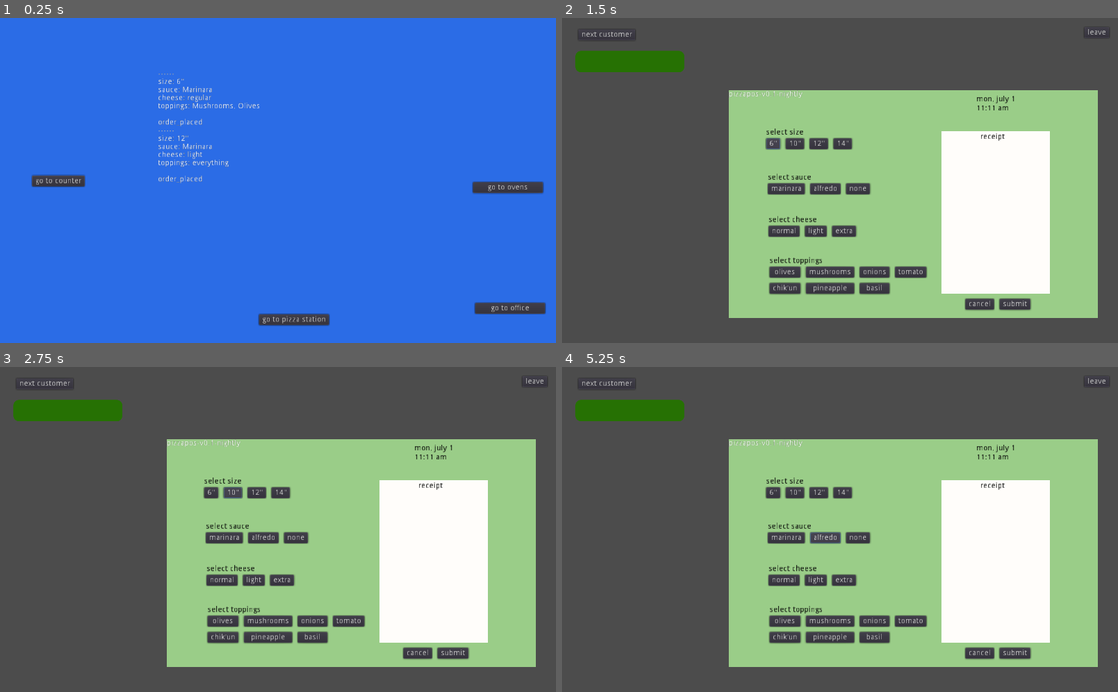
Above: before the commit, frames 1-4 (two rows, left to right).
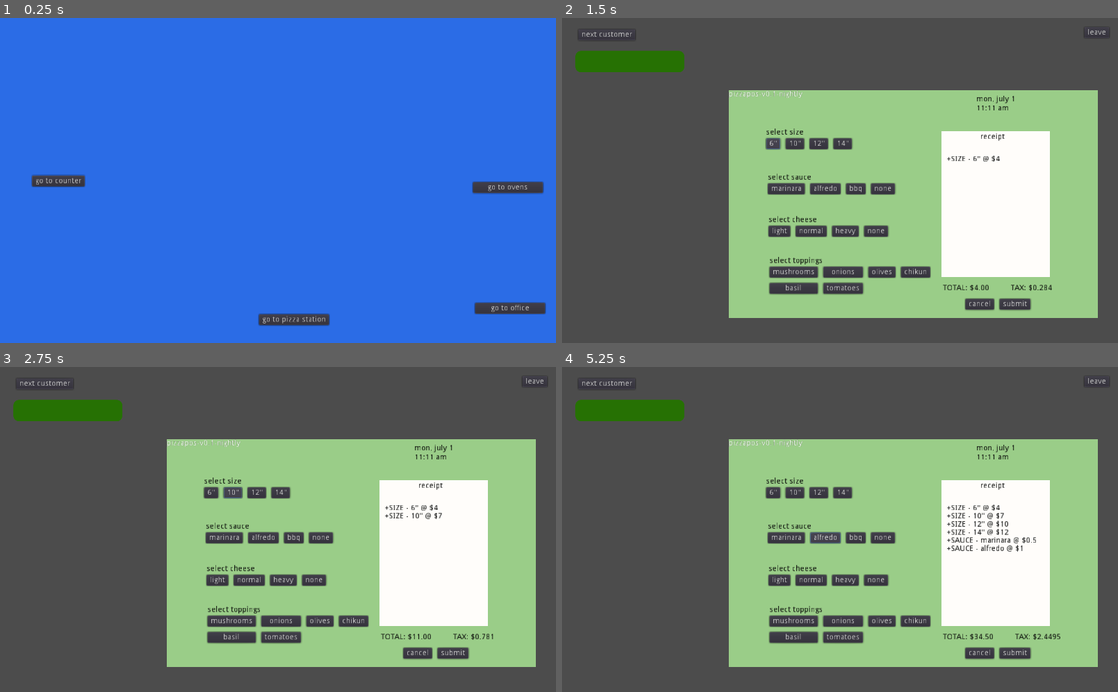
Above: after the commit, the same moments.

Repository: lstebner/pizzatheworld
Game: Godot game, scene res://scenes/PizzaShop.tscn
Same seed, same stepped clock (60 frames per second), same inputs: the game is played once before the commit and once after it.
Inputs:
- Up to frame 1 (0.25 s): no input
- Up to frame 2 (1.5 s): click "go to counter" at 0.5 s; click "6'" at 1.25 s
- Up to frame 3 (2.75 s): click "10'" at 2 s
- Up to frame 4 (5.25 s): click "12'" at 2.75 s; click "14'" at 3.5 s; click "marinara" at 4.25 s; click "alfredo" at 5 s

The runs differ from the first frame. In frame 1, 0.7% of the frame differs, in the area x 28-47%, y 17-51%; in frame 2, 2.5%; in frame 3, 2.6%; in frame 4, 3.0%, in the area x 37-90%, y 42-86%.

Commit message:
POS system progress
  - adding enums for toppings, sauces, cheeses, and sizes
  - dynamically rendering buttons for POS
  - Receipt model
  - ability to create receipt and add to OpenOrders from POS

Diff:
--- a/Constants.gd
+++ b/Constants.gd
@@ -1,4 +1,6 @@
 extends Node
+
+const SALES_TAX = .071
 
 enum PIZZA_STATUSES {
 	ordered,
@@ -10,11 +12,53 @@
 	delivered,
 }
 
+enum RECEIPT_STATUSES {
+	new,
+	order_placed,
+	baking,
+	baked,
+	prepped,
+	fulfilled,
+	refunded,
+}
+
+enum RECEIPT_LINE_ITEMS {
+	size,
+	topping,
+	sauce,
+	cheese,
+	tax,
+	total,
+}
+
 enum PIZZA_SIZES {
 	six,
 	ten,
 	twelve,
 	fourteen,
+}
+
+enum TOPPINGS {
+	mushrooms,
+	onions,
+	olives,
+	chikun,
+	basil,
+	tomatoes,
+}
+
+enum SAUCES {
+	marinara,
+	alfredo,
+	bbq,
+	none,
+}
+
+enum CHEESES {
+	light,
+	normal,
+	heavy,
+	none,
 }
 
 const PIZZA_SIZE_LABELS = {
--- a/Models.gd
+++ b/Models.gd
@@ -58,3 +58,136 @@
 	func isComplete():
 		# toppings are considered optional, everything else is required
 		return size != -1 and sauce != "" and cheese != ""
+
+class Receipt:
+	var pizza = Pizza.new()
+	var status = Constants.RECEIPT_STATUSES.new
+	var lineItems = []
+	var items = []
+
+	var PRICES = {
+		Constants.RECEIPT_LINE_ITEMS.topping: {
+			Constants.TOPPINGS.mushrooms: .5,
+			Constants.TOPPINGS.olives: .3,
+			Constants.TOPPINGS.chikun: 1,
+			Constants.TOPPINGS.basil: .2,
+			Constants.TOPPINGS.tomatoes: .2,
+			Constants.TOPPINGS.onions: .15,
+		},
+		Constants.RECEIPT_LINE_ITEMS.sauce: {
+			Constants.SAUCES.alfredo: 1,
+			Constants.SAUCES.marinara: .5,
+			Constants.SAUCES.bbq: 1.3,
+			Constants.SAUCES.none: 0,
+		},
+		Constants.RECEIPT_LINE_ITEMS.cheese: {
+			Constants.CHEESES.light: .75,
+			Constants.CHEESES.normal: 1,
+			Constants.CHEESES.heavy: 2,
+			Constants.CHEESES.none: 0,
+		},
+		Constants.RECEIPT_LINE_ITEMS.size: {
+			Constants.PIZZA_SIZES.six: 4,
+			Constants.PIZZA_SIZES.ten: 7,
+			Constants.PIZZA_SIZES.twelve: 10,
+			Constants.PIZZA_SIZES.fourteen: 12,
+		}
+	}
+
+	func changeStatus(newStatus):
+		status = newStatus
+
+	func addLineItem(type, value):
+		var newLineItem = ""
+		var cost = 0
+
+		if type == Constants.RECEIPT_LINE_ITEMS.tax or type == Constants.RECEIPT_LINE_ITEMS.total:
+			cost = value
+		elif PRICES.has(type) and PRICES[type].has(value):
+			cost = PRICES[type][value]
+
+		lineItems.append([type, value, cost])
+
+	func getItemsTotal():
+		var total = 0
+
+		for item in lineItems:
+			total += item[2]
+
+		return total
+
+	func getSalesTax(total):
+		return total * Constants.SALES_TAX
+
+	func getTotalWithTax():
+		var total = getItemsTotal()
+		var tax = getSalesTax(total)
+
+		return total + tax
+
+	func getFormattedTotal():
+		var total = getItemsTotal()
+		var totalAsString = "%s" % total
+		var cents = totalAsString.substr(totalAsString.find("."))
+
+		if cents.length() == 0:
+			totalAsString += ".00"
+		elif cents.length() == 2:
+			totalAsString += "0"
+
+		return "$%s" % totalAsString
+
+	func getFormattedTax():
+		var tax = getSalesTax(getItemsTotal())
+		var taxAsString = "%s" % tax
+		var cents = taxAsString.substr(taxAsString.find("."))
+
+		if cents.length() == 0:
+			taxAsString += ".00"
+		elif cents.length() == 2:
+			taxAsString += "0"
+
+		return "$%s" % taxAsString
+
+	func finalize():
+		var total = getItemsTotal()
+		var tax = getSalesTax(total)
+
+		addLineItem(Constants.RECEIPT_LINE_ITEMS.tax, tax)
+		addLineItem(Constants.RECEIPT_LINE_ITEMS.total, total)
+
+	func lineItemsString():
+		var items = ""
+		var toppingNames = Constants.TOPPINGS.keys()
+		var sauceNames = Constants.SAUCES.keys()
+		var cheeseNames = Constants.CHEESES.keys()
+		var sizeNames = Constants.PIZZA_SIZE_LABELS
+
+		for item in lineItems:
+			var newLineItem = ""
+			var type = item[0]
+			var value = item[1]
+			var cost = item[2]
+
+			match type:
+				Constants.RECEIPT_LINE_ITEMS.topping:
+					newLineItem = "+TOPPING - %s @ $%s" % [toppingNames[value], cost]
+
+				Constants.RECEIPT_LINE_ITEMS.sauce:
+					newLineItem = "+SAUCE - %s @ $%s" % [sauceNames[value], cost]
+
+				Constants.RECEIPT_LINE_ITEMS.cheese:
+					newLineItem = "+CHEESE - %s @ $%s" % [cheeseNames[value], cost]
+
+				Constants.RECEIPT_LINE_ITEMS.size:
+					newLineItem = "+SIZE - %s @ $%s" % [sizeNames[value], cost]
+
+				Constants.RECEIPT_LINE_ITEMS.tax:
+					newLineItem = "+TAX - %s" % [cost]
+
+				Constants.RECEIPT_LINE_ITEMS.total:
+					newLineItem = "=TOTAL - %s" % [cost]
+
+			items += "\n%s" % newLineItem
+
+		return items
--- a/Player.gd
+++ b/Player.gd
@@ -1,43 +1,14 @@
 extends Node
-
-# test data
-var receipt = {
-	"pizza": {
-		"size": Constants.PIZZA_SIZES.six,
-		"sauce": "Marinara",
-		"cheese": "regular",
-		"toppings": ["Mushrooms", "Olives"],
-		"for_dine_in": false,
-		"quantity": 1,
-		"status": "",
-	},
-	"status": "order_placed",
-	"items": [],
-}
-# test data
-var receipt2 = {
-	"pizza": {
-		"size": Constants.PIZZA_SIZES.twelve,
-		"sauce": "Marinara",
-		"cheese": "light",
-		"toppings": ["everything"],
-		"for_dine_in": true,
-		"quantity": 1,
-		"status": "",
-	},
-	"status": "order_placed",
-	"items": [],
-}
 
 var Shop = {
 	"Name": "Pizzerteria",
 	"Level": 1,
-	"OpenOrders": [receipt, receipt2],
+	"OpenOrders": [],
 	"CompletedOrders": [],
-	"AvailableToppings": [],
-	"AvailablePans": [],
-	"AvailableSauces": [],
-	"AvailableCheeses": [],
+	"AvailableToppings": Constants.TOPPINGS,
+	"AvailablePans": Constants.PIZZA_SIZES,
+	"AvailableSauces": Constants.SAUCES,
+	"AvailableCheeses": Constants.CHEESES,
 	"Ovens": [{
 		"currentTemp": 0,
 		"targetTemp": 0,
@@ -50,6 +21,11 @@
 		"tempControlStepAmount": 50,
 		"items": [],
 	}],
-	"Stats": {},
+	"Stats": {
+		"pizzasMade": 0,
+		"lifetimeIncome": 0,
+		"daysInBusiness": 0,
+		"customersServed": 0,
+	},
 	"Balance": 0,
 }
--- a/scenes/Ovens.gd
+++ b/scenes/Ovens.gd
@@ -83,7 +83,7 @@
 
 	var nextOrder = null
 	for order in Player.Shop.OpenOrders:
-		if order.status == "order_placed":
+		if order.status == Constants.RECEIPT_STATUSES.prepped:
 			nextOrder = order
 			break
 
@@ -92,7 +92,7 @@
 			return print("this order does not have items available for the oven")
 
 		slot.insertItem(nextOrder.items[0])
-		nextOrder.status = "baking"
+		nextOrder.changeStatus(Constants.RECEIPT_STATUSES.baking)
 	else:
 		print("no more orders need baking right now")
 
@@ -103,14 +103,13 @@
 			var orderIsBaked = true
 			# todo: move this into a model method such as order.checkIfComplete()
 			for item in order.items:
-				print(item.status)
 				orderIsBaked = orderIsBaked and item.isBaked()
 				orderIsComplete = orderIsComplete and item.isBoxed()
 
 			if orderIsComplete:
-				order.status = "complete" # move to order.changeStatus, needs ORDER_STATUS constants
+				order.changeStatus(Constants.RECEIPT_STATUSES.fulfilled)
 			elif orderIsBaked:
-				order.status = "baked"
+				order.changeStatus(Constants.RECEIPT_STATUSES.baked)
 
 func _on_item_slot_baking_complete(slot):
 	pass
--- a/scenes/Ovens.tscn
+++ b/scenes/Ovens.tscn
@@ -110,4 +110,4 @@
 position = Vector2( 273.032, 0 )
 
 [node name="ChangeTempTimer" type="Timer" parent="."]
-wait_time = 0.25
+wait_time = 0.1
--- a/scenes/POS.gd
+++ b/scenes/POS.gd
@@ -1,17 +1,72 @@
 extends Node2D
 
 var inputs = []
+var receipt = null
 
 
-# Called when the node enters the scene tree for the first time.
 func _ready():
-	pass # Replace with function body.
+	reset()
+	createAllButtons()
+	$actions/GridContainer/SubmitOrder.connect("pressed", self, "_on_submit_order_pressed")
+	$actions/GridContainer/CancelOrder.connect("pressed", self, "_on_cancel_order_pressed")
 
-func addInput(type, values):
-	pass
+func createAllButtons():
+	for size in Constants.PIZZA_SIZES.values():
+		var button = Button.new()
+		button.text = Constants.PIZZA_SIZE_LABELS[size]
+		button.connect("pressed", self, "_on_size_button_pressed", [size])
+		$size/VBoxContainer/GridContainer.add_child(button)
+
+	for topping in Constants.TOPPINGS.values():
+		var button = Button.new()
+		button.text = Constants.TOPPINGS.keys()[topping]
+		button.connect("pressed", self, "_on_topping_button_pressed", [topping])
+		$toppings/VBoxContainer/GridContainer.add_child(button)
+
+	for sauce in Constants.SAUCES.values():
+		var button = Button.new()
+		button.text = Constants.SAUCES.keys()[sauce]
+		button.connect("pressed", self, "_on_sauce_button_pressed", [sauce])
+		$sauce/VBoxContainer/GridContainer.add_child(button)
+
+	for cheese in Constants.CHEESES.values():
+		var button = Button.new()
+		button.text = Constants.CHEESES.keys()[cheese]
+		button.connect("pressed", self, "_on_cheese_button_pressed", [cheese])
+		$cheese/VBoxContainer/GridContainer.add_child(button)
+
+func addInput(type, value):
+	receipt.addLineItem(type, value)
+	$receipt/RichTextLabel.text = receipt.lineItemsString()
+	$HBoxContainer/Total.text = "TOTAL: %s" % receipt.getFormattedTotal()
+	$HBoxContainer/Tax.text = "TAX: %s" % receipt.getFormattedTax()
 
 func reset():
 	inputs = []
+	receipt = Models.Receipt.new()
+	$receipt/RichTextLabel.text = ""
+	$HBoxContainer/Total.text = "TOTAL"
+	$HBoxContainer/Tax.text = "TAX"
 
 func submitReceipt():
-	pass
+	receipt.finalize()
+	Player.Shop.OpenOrders.append(receipt)
+	reset()
+
+func _on_size_button_pressed(size):
+	addInput(Constants.RECEIPT_LINE_ITEMS.size, size)
+
+func _on_topping_button_pressed(topping):
+	addInput(Constants.RECEIPT_LINE_ITEMS.topping, topping)
+
+func _on_sauce_button_pressed(sauce):
+	addInput(Constants.RECEIPT_LINE_ITEMS.sauce, sauce)
+
+func _on_cheese_button_pressed(cheese):
+	addInput(Constants.RECEIPT_LINE_ITEMS.cheese, cheese)
+
+func _on_submit_order_pressed():
+	submitReceipt()
+
+func _on_cancel_order_pressed():
+	reset()
--- a/scenes/POS.tscn
+++ b/scenes/POS.tscn
@@ -43,45 +43,10 @@
 [node name="GridContainer" type="GridContainer" parent="size/VBoxContainer"]
 margin_top = 18.0
 margin_right = 158.0
-margin_bottom = 38.0
+margin_bottom = 18.0
 custom_constants/vseparation = 10
 custom_constants/hseparation = 10
 columns = 4
-__meta__ = {
-"_edit_use_anchors_": false
-}
-
-[node name="Six" type="Button" parent="size/VBoxContainer/GridContainer"]
-margin_right = 26.0
-margin_bottom = 20.0
-text = "6\""
-__meta__ = {
-"_edit_use_anchors_": false
-}
-
-[node name="Ten" type="Button" parent="size/VBoxContainer/GridContainer"]
-margin_left = 36.0
-margin_right = 70.0
-margin_bottom = 20.0
-text = "10\""
-__meta__ = {
-"_edit_use_anchors_": false
-}
-
-[node name="Twelve" type="Button" parent="size/VBoxContainer/GridContainer"]
-margin_left = 80.0
-margin_right = 114.0
-margin_bottom = 20.0
-text = "12\""
-__meta__ = {
-"_edit_use_anchors_": false
-}
-
-[node name="Fourteen" type="Button" parent="size/VBoxContainer/GridContainer"]
-margin_left = 124.0
-margin_right = 158.0
-margin_bottom = 20.0
-text = "14\""
 __meta__ = {
 "_edit_use_anchors_": false
 }
@@ -108,29 +73,9 @@
 [node name="GridContainer" type="GridContainer" parent="sauce/VBoxContainer"]
 margin_top = 18.0
 margin_right = 188.0
-margin_bottom = 38.0
-custom_constants/hseparation = 10
-columns = 4
-__meta__ = {
-"_edit_use_anchors_": false
-}
-
-[node name="Marinara" type="Button" parent="sauce/VBoxContainer/GridContainer"]
-margin_right = 68.0
-margin_bottom = 20.0
-text = "marinara"
-
-[node name="Alfredo" type="Button" parent="sauce/VBoxContainer/GridContainer"]
-margin_left = 78.0
-margin_right = 134.0
-margin_bottom = 20.0
-text = "alfredo"
-
-[node name="None" type="Button" parent="sauce/VBoxContainer/GridContainer"]
-margin_left = 144.0
-margin_right = 188.0
-margin_bottom = 20.0
-text = "none"
+margin_bottom = 18.0
+custom_constants/hseparation = 10
+columns = 4
 __meta__ = {
 "_edit_use_anchors_": false
 }
@@ -154,26 +99,9 @@
 [node name="GridContainer" type="GridContainer" parent="cheese/VBoxContainer"]
 margin_top = 18.0
 margin_right = 161.0
-margin_bottom = 38.0
-custom_constants/hseparation = 10
-columns = 4
-
-[node name="Normal" type="Button" parent="cheese/VBoxContainer/GridContainer"]
-margin_right = 57.0
-margin_bottom = 20.0
-text = "normal"
-
-[node name="Light" type="Button" parent="cheese/VBoxContainer/GridContainer"]
-margin_left = 67.0
-margin_right = 107.0
-margin_bottom = 20.0
-text = "light"
-
-[node name="Extra" type="Button" parent="cheese/VBoxContainer/GridContainer"]
-margin_left = 117.0
-margin_right = 161.0
-margin_bottom = 20.0
-text = "extra"
+margin_bottom = 18.0
+custom_constants/hseparation = 10
+columns = 4
 
 [node name="toppings" type="Node2D" parent="."]
 position = Vector2( 75.5146, 307.41 )
@@ -194,53 +122,10 @@
 [node name="GridContainer" type="GridContainer" parent="toppings/VBoxContainer"]
 margin_top = 18.0
 margin_right = 289.0
-margin_bottom = 68.0
+margin_bottom = 18.0
 custom_constants/vseparation = 10
 custom_constants/hseparation = 10
 columns = 4
-
-[node name="Button" type="Button" parent="toppings/VBoxContainer/GridContainer"]
-margin_right = 57.0
-margin_bottom = 20.0
-text = "olives"
-
-[node name="Button2" type="Button" parent="toppings/VBoxContainer/GridContainer"]
-margin_left = 67.0
-margin_right = 156.0
-margin_bottom = 20.0
-text = "mushrooms"
-
-[node name="Button3" type="Button" parent="toppings/VBoxContainer/GridContainer"]
-margin_left = 166.0
-margin_right = 221.0
-margin_bottom = 20.0
-text = "onions"
-
-[node name="Button4" type="Button" parent="toppings/VBoxContainer/GridContainer"]
-margin_left = 231.0
-margin_right = 289.0
-margin_bottom = 20.0
-text = "tomato"
-
-[node name="Button5" type="Button" parent="toppings/VBoxContainer/GridContainer"]
-margin_top = 30.0
-margin_right = 57.0
-margin_bottom = 50.0
-text = "chik'un"
-
-[node name="Button6" type="Button" parent="toppings/VBoxContainer/GridContainer"]
-margin_left = 67.0
-margin_top = 30.0
-margin_right = 156.0
-margin_bottom = 50.0
-text = "pineapple"
-
-[node name="Button7" type="Button" parent="toppings/VBoxContainer/GridContainer"]
-margin_left = 166.0
-margin_top = 30.0
-margin_right = 221.0
-margin_bottom = 50.0
-text = "basil"
 
 [node name="receipt" type="Node2D" parent="."]
 position = Vector2( 391.894, 83.8391 )
@@ -248,7 +133,7 @@
 [node name="ColorRect" type="ColorRect" parent="receipt"]
 margin_top = -8.91904
 margin_right = 200.0
-margin_bottom = 291.081
+margin_bottom = 261.081
 color = Color( 1, 0.996078, 0.984314, 1 )
 __meta__ = {
 "_edit_use_anchors_": false
@@ -269,7 +154,8 @@
 margin_left = 10.3961
 margin_top = 21.3392
 margin_right = 190.396
-margin_bottom = 281.339
+margin_bottom = 251.339
+custom_colors/default_color = Color( 0, 0, 0, 1 )
 __meta__ = {
 "_edit_use_anchors_": false
 }
@@ -315,3 +201,35 @@
 __meta__ = {
 "_edit_use_anchors_": false
 }
+
+[node name="HBoxContainer" type="HBoxContainer" parent="."]
+margin_left = 394.868
+margin_top = 344.656
+margin_right = 574.868
+margin_bottom = 384.656
+custom_constants/separation = 40
+__meta__ = {
+"_edit_use_anchors_": false
+}
+
+[node name="Total" type="Label" parent="HBoxContainer"]
+margin_top = 13.0
+margin_right = 41.0
+margin_bottom = 27.0
+custom_colors/font_color = Color( 0, 0, 0, 1 )
+text = "TOTAL"
+__meta__ = {
+"_edit_use_anchors_": false
+}
+
+[node name="Tax" type="Label" parent="HBoxContainer"]
+margin_left = 81.0
+margin_top = 13.0
+margin_right = 105.0
+margin_bottom = 27.0
+custom_colors/font_color = Color( 0, 0, 0, 1 )
+text = "TAX"
+align = 2
+__meta__ = {
+"_edit_use_anchors_": false
+}
--- a/scenes/PizzaShop.gd
+++ b/scenes/PizzaShop.gd
@@ -37,15 +37,17 @@
 		var orderString = ""
 		var nowBakingString = ""
 		var hasBeenMade = order.items.size() > 0
-		var isComplete = order.status == "baked"
-		if order.status == "baking":
+		var isComplete = order.status == Constants.RECEIPT_STATUSES.baked
+
+		if order.status == Constants.RECEIPT_STATUSES.baking:
 			nowBakingString = "now baking"
 		if hasBeenMade:
 			nowBakingString += "\nMADE"
 		if isComplete:
 			nowBakingString += "- ready"
-		nowBakingString += "\n%s" % order.status
-		openOrdersString += "\n------\nsize: %s\nsauce: %s\ncheese: %s\ntoppings: %s\n%s" % [Constants.PIZZA_SIZE_LABELS[order.pizza.size], order.pizza.sauce, order.pizza.cheese, PoolStringArray(order.pizza.toppings).join(", "), nowBakingString]
+		nowBakingString += "\n%s" % Constants.RECEIPT_STATUSES.keys()[order.status]
+		openOrdersString += "\n------\n%s\n%s" % [nowBakingString, order.lineItemsString()]
+		#openOrdersString += "\n------\nsize: %s\nsauce: %s\ncheese: %s\ntoppings: %s\n%s" % [Constants.PIZZA_SIZE_LABELS[order.pizza.size], order.pizza.sauce, order.pizza.cheese, PoolStringArray(order.pizza.toppings).join(", "), nowBakingString]
 
 	$OpenOrdersLabel.text = openOrdersString
 
--- a/scenes/PizzaStation.gd
+++ b/scenes/PizzaStation.gd
@@ -50,6 +50,8 @@
 	$FlashMessageTimer.start()
 
 func incrementCurrentReceiptIndex():
+	if currentReceiptIndex < 0: return
+
 	currentReceiptIndex += 1
 	if currentReceiptIndex >= receipts.size():
 		currentReceiptIndex -= receipts.size()
@@ -64,7 +66,7 @@
 func markCurrentReceiptCompleted():
 	if currentReceiptIndex < 0: return
 
-	receipts[currentReceiptIndex].status = "baking"
+	receipts[currentReceiptIndex].changeStatus(Constants.RECEIPT_STATUSES.prepped)
 
 func _on_leave_station_pressed():
 	emit_signal("leave")
@@ -77,6 +79,7 @@
 	pizzaInProgress.status = Constants.PIZZA_STATUSES.prepped
 	displayFlashMessage("sending pizza to oven")
 	receipts[currentReceiptIndex].items.append(pizzaInProgress)
+	receipts[currentReceiptIndex].changeStatus(Constants.RECEIPT_STATUSES.prepped)
 	resetPizzaInProgress()
 
 func _on_size_button_pressed(button):
@@ -151,15 +154,16 @@
 		if currentReceipt and currentReceipt.pizza:
 			var nowBakingString = ""
 			var hasBeenMade = currentReceipt.items.size() > 0
-			var isComplete = currentReceipt.status == "baked"
-			if currentReceipt.status == "baking":
+			var isComplete = currentReceipt.status == Constants.RECEIPT_STATUSES.baked
+
+			if currentReceipt.status == Constants.RECEIPT_STATUSES.baking:
 				nowBakingString = "now baking"
 			if hasBeenMade:
 				nowBakingString += "\nMADE"
 			if isComplete:
 				nowBakingString += "- ready"
-			nowBakingString += "\n%s" % currentReceipt.status
-			$Receipt/VBoxContainer/RichTextLabel.text = "size: %s\nsauce: %s\ncheese: %s\ntoppings: %s\n%s" % [Constants.PIZZA_SIZE_LABELS[currentReceipt.pizza.size], currentReceipt.pizza.sauce, currentReceipt.pizza.cheese, PoolStringArray(currentReceipt.pizza.toppings).join(", "), nowBakingString]
+			nowBakingString += "\n%s" % Constants.RECEIPT_STATUSES.keys()[currentReceipt.status]
+			$Receipt/VBoxContainer/RichTextLabel.text = nowBakingString + "\n" + currentReceipt.lineItemsString()
 
 func _on_discard_pizza_in_progress_pressed():
 	resetPizzaInProgress()
